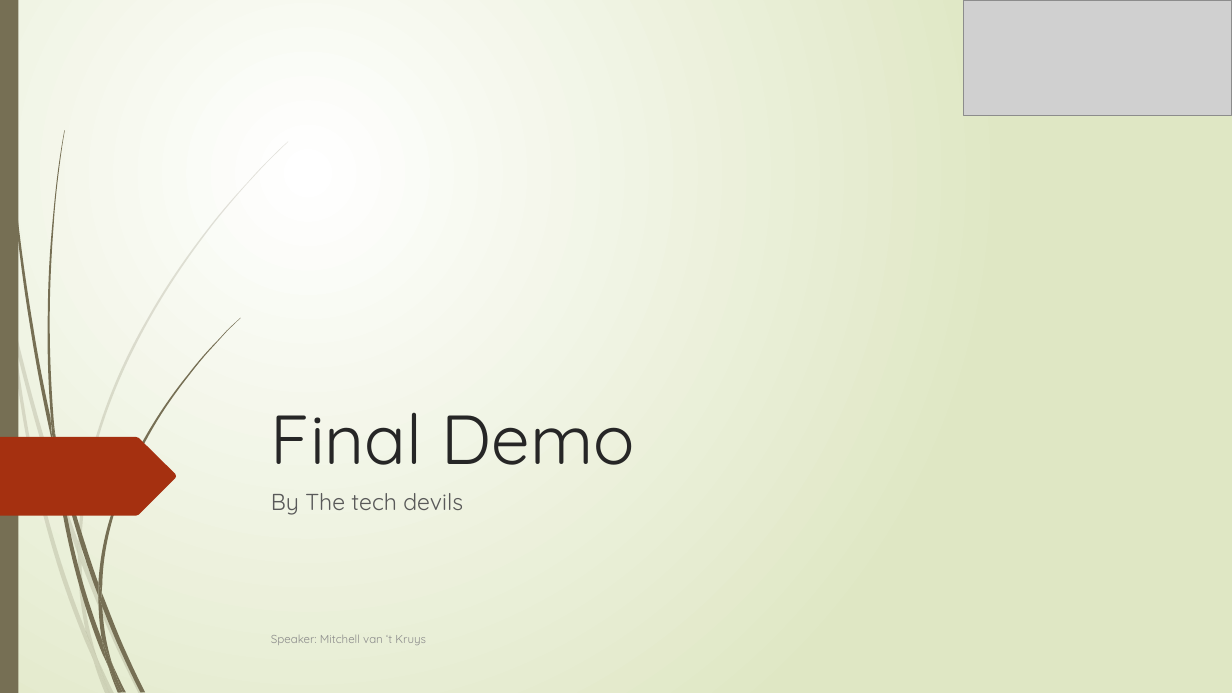
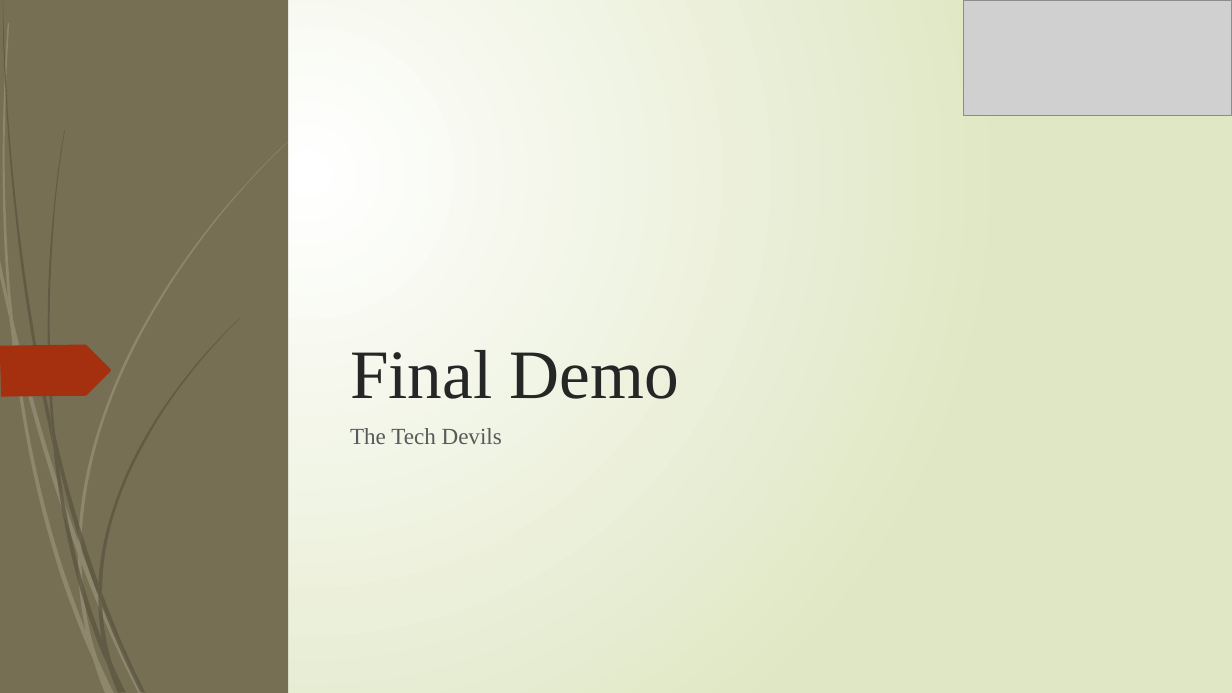
Before and after one commit to Gyalomalom/Ambient-Student-House, a slide deck: slide 1 of Sprint 5/final presentation.pptx. Drawn at 1232x693 pixels with LibreOffice and Linux fonts; fonts in the diff are those of the drawing; grey boxes stand for pictures. Boxes give left, top, right and bottom in pixels: in the first picture for what was removed or moved away, otherwise in the second. Text is boxed around its words. In the diff, an @@ line names an element or a change of style, - is before the commit and + after.

```diff
--- a/Sprint 5/final presentation.pptx
+++ b/Sprint 5/final presentation.pptx
@@ rectangle added at bbox=[0, 0, 1232, 693], fill gradient #FFFFFF to #DFE8C4 @@
@@ rectangle added at bbox=[0, 0, 288, 693], fill #766F54 @@
@@ title "Final Demo": place and size @@
-title "Final Demo" at bbox=[271, 413, 635, 465]
+title "Final Demo" at bbox=[350, 350, 679, 399]
@@ title "Final Demo" at bbox=[350, 350, 679, 399]: font Quicksand to Times New Roman @@
@@ freeform shape added at bbox=[0, 345, 111, 396], fill #A53010 @@
@@ subtitle at bbox=[350, 428, 502, 444]: text changed; font Quicksand to Times New Roman @@
-By The tech devils
+The Tech Devils
@@ group removed at bbox=[10, 319, 97, 660]: 4 freeform shapes @@
@@ group removed at bbox=[47, 130, 240, 667]: 7 freeform shapes @@
@@ group added at bbox=[0, 23, 288, 693]: 12 freeform shapes @@
@@ group added at bbox=[3, 0, 240, 693]: 12 freeform shapes @@
@@ text removed at bbox=[271, 635, 426, 645] @@
-Speaker: Mitchell van ‘t Kruys
```
Also in this commit, not shown: 12 other slides changed, 10 slides added, 37 other files.
